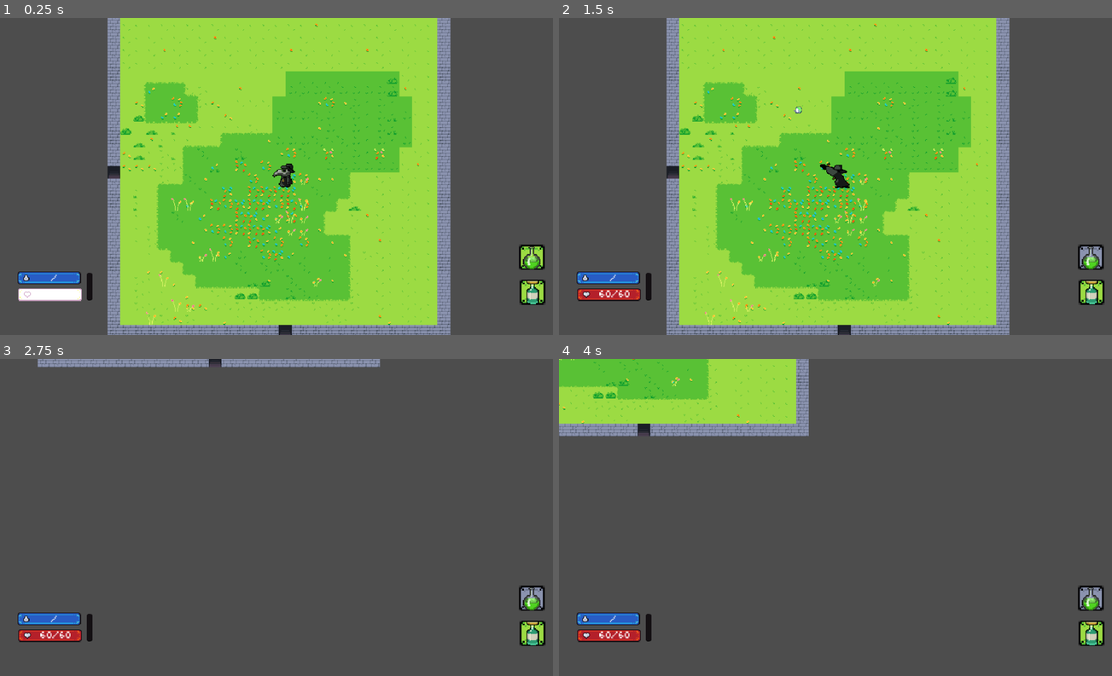
Above: before the commit, frames 1-4 (two rows, left to right).
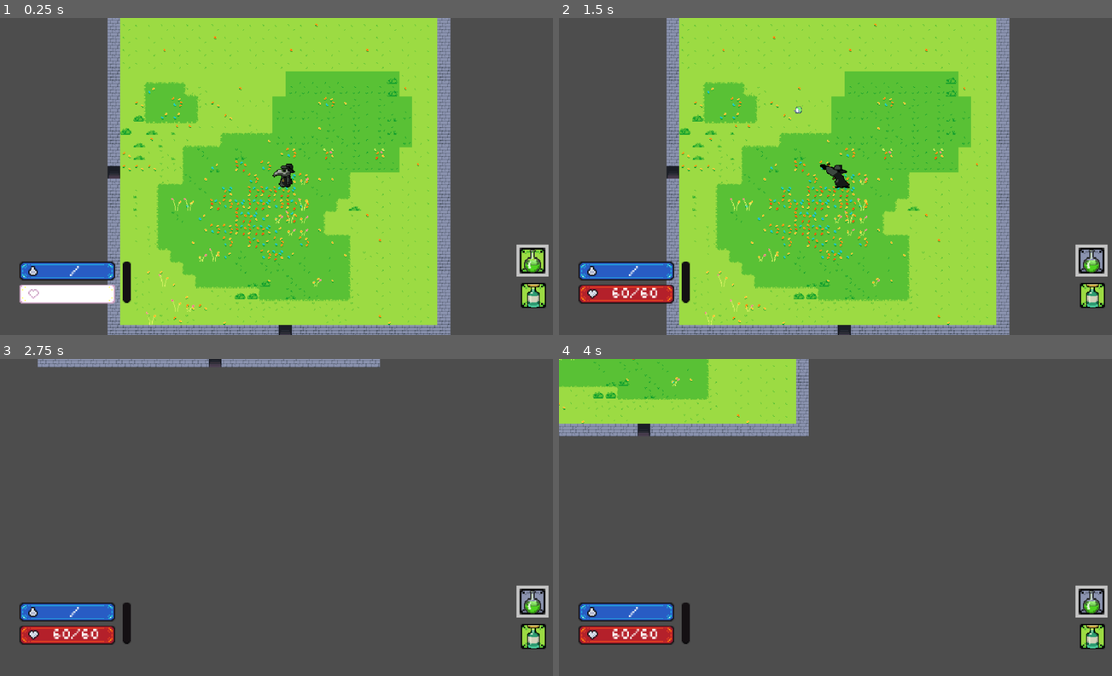
Above: after the commit, the same moments.

Repository: JohnHuber99/Black-Tower
Game: Godot game, scene res://Scenes/main.tscn
The game is run twice, just before and just after one commit, with the same random seed, the same clock (stepped at 60 frames per second) and the same inputs.
Inputs (mouse positions are in pixels of both pictures, inside the frame that each line leads up to):
- Up to frame 1 (0.25 s): no input
- Up to frame 2 (1.5 s): move the mouse to (962, 160) at 0.52 s; hold D (right) 0.53-1.28 s; hold E (spell) 0.53-1.28 s; click (962, 160) at 0.67 s; move the mouse to (730, 192) at 1.27 s; hold S (down) from 1.28 s (still down); click (730, 192) at 1.35 s
- Up to frame 3 (2.75 s): tap E (spell) at 1.55, 2.3 s; move the mouse to (337, 447) at 2.02 s; release S (down) at 2.03 s; hold D (right) from 2.03 s (still down); hold K (down_camera) from 2.03 s (still down)
- Up to frame 4 (4 s): move the mouse to (813, 580) at 2.77 s; release D (right) at 2.78 s; release K (down_camera) at 2.78 s; hold W (up) 2.78-3.53 s; tap J (left_camera) at 2.85 s; click (813, 580) at 2.92 s; tap E (spell) at 3.05, 3.8 s; move the mouse to (1012, 565) at 3.52 s; hold A (left) from 3.53 s (still down); hold L (right_camera) from 3.53 s (still down)

The runs differ from the first frame. In frame 1, 2.9% of the frame differs, in the area x 3-100%, y 71-92%; in frame 2, 3.0%; in frame 3, 3.0%; in frame 4, 3.0%.

Commit message:
Spell selection UI + some upscale

Diff:
--- a/Scenes/ui.tscn
+++ b/Scenes/ui.tscn
@@ -10,6 +10,7 @@
 [ext_resource type="Texture2D" uid="uid://d255s3nap3ax5" path="res://sprites/UI/Flask.png" id="8_7p0h2"]
 [ext_resource type="Texture2D" uid="uid://caixwiq1feb8v" path="res://sprites/UI/Smelling_Salts_Bottle.png" id="9_n0dls"]
 [ext_resource type="PackedScene" uid="uid://cnccq6grmbluf" path="res://Scenes/pause.tscn" id="10_nt8jn"]
+[ext_resource type="Texture2D" uid="uid://bx01davfpcwb8" path="res://sprites/UI/spell-selector-temp.png" id="11_g0wmg"]
 
 [sub_resource type="SpriteFrames" id="SpriteFrames_wdavg"]
 animations = [{
@@ -53,7 +54,8 @@
 script = ExtResource("1_x1l0w")
 
 [node name="Health" type="Sprite2D" parent="."]
-position = Vector2(-293, 149)
+position = Vector2(-271, 148.25)
+scale = Vector2(1.5, 1.5)
 texture = ExtResource("1_1xnp1")
 
 [node name="Label" type="Label" parent="Health"]
@@ -67,7 +69,8 @@
 horizontal_alignment = 1
 
 [node name="Mana" type="Sprite2D" parent="."]
-position = Vector2(-294, 128)
+position = Vector2(-271, 119.25)
+scale = Vector2(1.5, 1.5)
 texture = ExtResource("3_7ayfc")
 
 [node name="Label" type="Label" parent="Mana"]
@@ -79,15 +82,17 @@
 theme_override_font_sizes/font_size = 12
 text = "/"
 horizontal_alignment = 1
+metadata/_edit_use_anchors_ = true
 
 [node name="Exp" type="Sprite2D" parent="."]
-position = Vector2(-243, 139)
+position = Vector2(-196, 133.25)
+scale = Vector2(1.5, 1.5)
 texture = ExtResource("4_d46xy")
 
 [node name="Camera2D" type="Camera2D" parent="."]
 
 [node name="SpellSlot0" type="AnimatedSprite2D" parent="."]
-position = Vector2(315, 102)
+position = Vector2(316, 106)
 scale = Vector2(2, 2)
 sprite_frames = SubResource("SpriteFrames_wdavg")
 animation = &"ready"
@@ -98,7 +103,7 @@
 animation = &"grenade"
 
 [node name="SpellSlot1" type="AnimatedSprite2D" parent="."]
-position = Vector2(316, 146)
+position = Vector2(317, 150)
 scale = Vector2(2, 2)
 sprite_frames = SubResource("SpriteFrames_wdavg")
 animation = &"ready"
@@ -110,3 +115,7 @@
 
 [node name="Pause" parent="." instance=ExtResource("10_nt8jn")]
 position = Vector2(2, -3)
+
+[node name="SpellSelector" type="Sprite2D" parent="."]
+scale = Vector2(2, 2)
+texture = ExtResource("11_g0wmg")
--- a/Scripts/Player_Scripts/player.gd
+++ b/Scripts/Player_Scripts/player.gd
@@ -60,9 +60,11 @@
 	# Change to next spell
 	if event.is_action("scroll_down") && current_spell_index < spells.size() - 1:
 		current_spell_index += 1
+		ui.set_active_spell(current_spell_index)
 	# Change to previous spell
 	if event.is_action("scroll_up") && current_spell_index > 0:
 		current_spell_index -= 1
+		ui.set_active_spell(current_spell_index)
 
 	# Cast a spell
 	if !animating and event.is_action_pressed("spell"):
@@ -207,6 +209,7 @@
 	ui.set_health(health.MAX_HEALTH, health.MAX_HEALTH)
 	ui.set_spell_0(spells[0])
 	ui.set_spell_1(spells[1])
+	ui.set_active_spell(current_spell_index)
 
 func _launch():
 		if isThrowing: return
--- a/Scripts/ui.gd
+++ b/Scripts/ui.gd
@@ -12,6 +12,7 @@
 @onready var slot1 = $SpellSlot1
 @onready var spell0 = $SpellSlot0/Spell0
 @onready var spell1 = $SpellSlot1/Spell1
+@onready var selector = $SpellSelector
 
 func _flash(node):
 	for i in range(flash_amount):
@@ -49,3 +50,9 @@
 		slot0.play("ready")
 	if slot == 1:
 		slot1.play("ready")
+
+func set_active_spell(slot):
+	if slot == 0:
+		selector.position = slot0.position
+	if slot == 1:
+		selector.position = slot1.position
Not shown: 1 places in Scenes/ui.tscn that only renumber resources
Binary file added: sprites/UI/spell-selector-temp.png
Not shown, added: sprites/UI/spell-selector-temp.png.import
